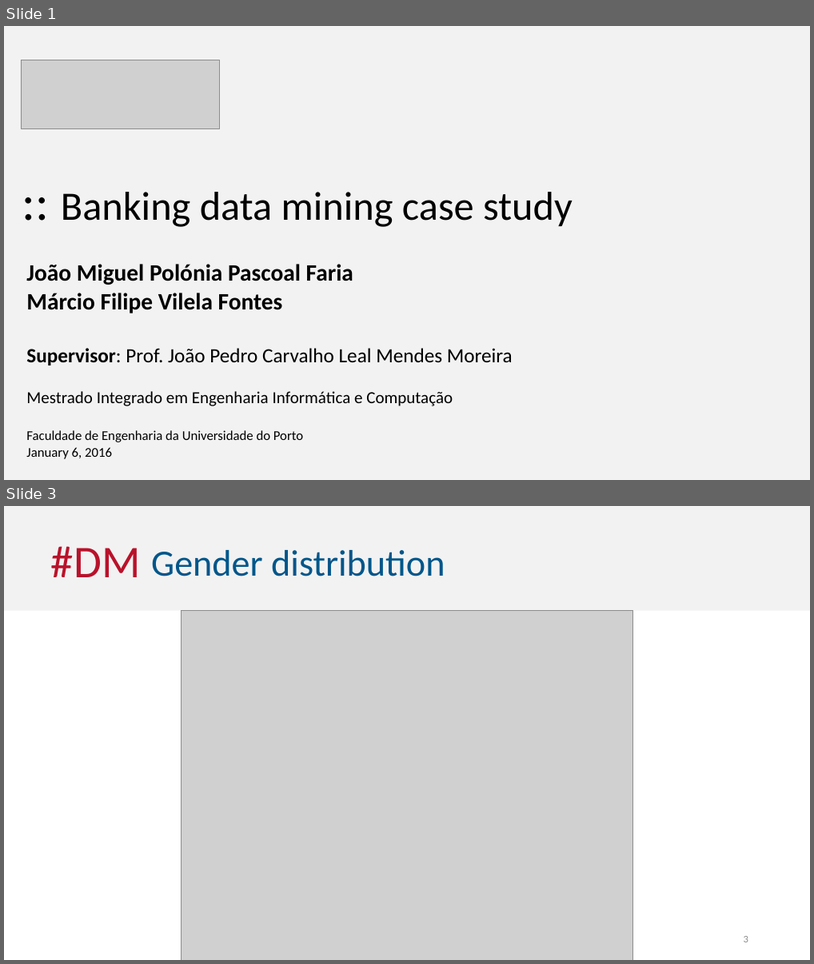
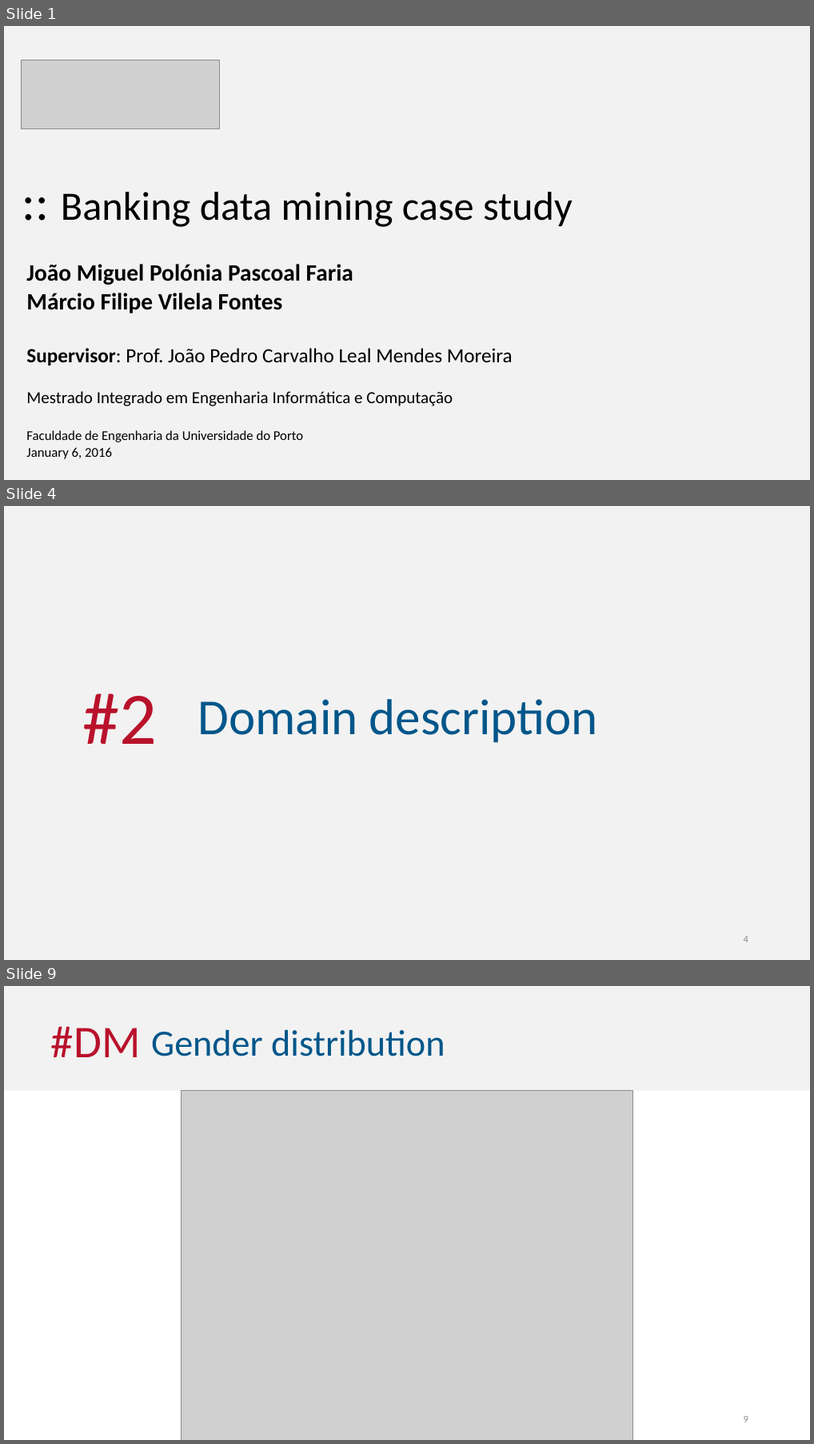
Before and after one commit to mfvfontes/2016_ECAC_G02, a slide deck: presentation/presentation.pptx. Shown one above the other, each under a label of ours: slides 1 and 3 before the commit, slides 1, 4 and 9 after it; the slides between them are not shown. The pictures are 814x964 and 814x1444 pixels, drawn with LibreOffice and Linux fonts; fonts in the diff are those of the drawing; grey boxes stand for pictures. Boxes give left, top, right and bottom in pixels: in the first picture for what was removed or moved away, otherwise in the second. Text is boxed around its words. In the diff, an @@ line names an element or a change of style, - is before the commit and + after.

Commit message:
More updates on the presentation
- Added CRISP-DM slide
- Added Domain Description slide
- Added Exploratory Data Analysis slide

```diff
--- a/presentation/presentation.pptx
+++ b/presentation/presentation.pptx
@@ slide 4 added at [4,506,810,960], background #F2F2F2 @@
@@ text added at [82,693,157,744], 88 pt, text #B9122B @@
+#2
@@ text added at [198,699,598,742], 60 pt, text #00568A @@
+Domain description
@@ page number added at [744,936,749,942], 12 pt, text #8C8C8C @@
+4
@@ what was slide 3 is now slide 9 @@
@@ page number at [744,1416,749,1422]: text changed @@
-3
+9
```
Also in this commit, not shown: 1 slide changed, 5 other slides added.
